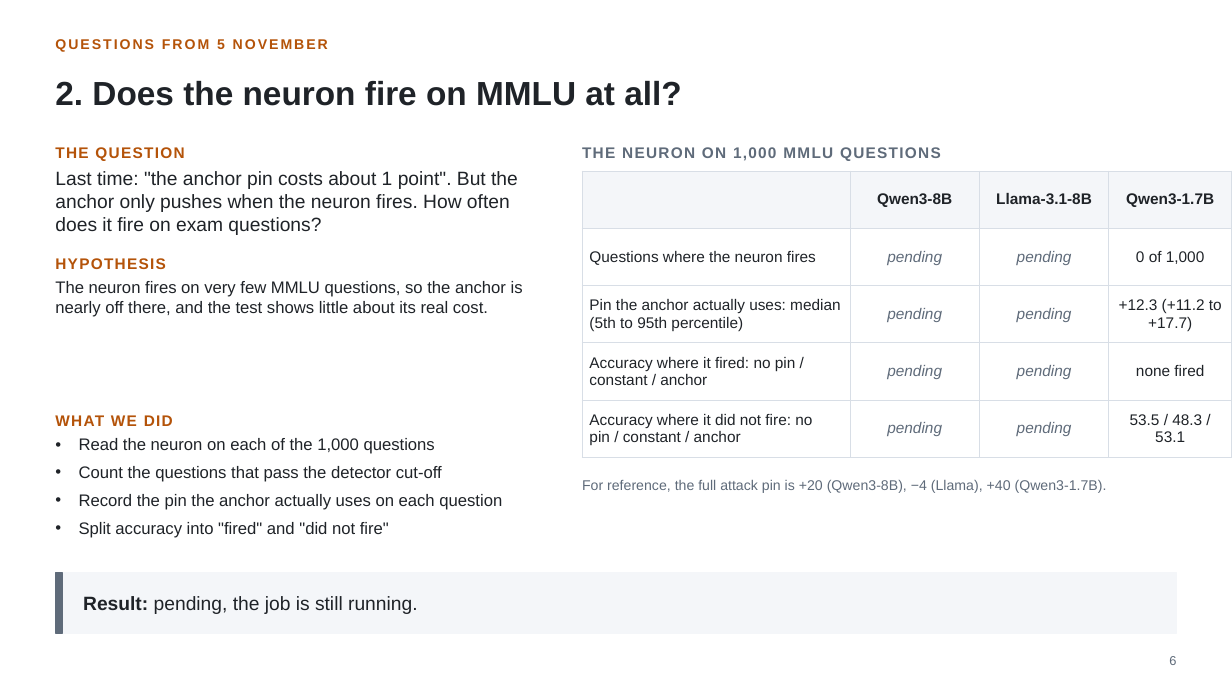
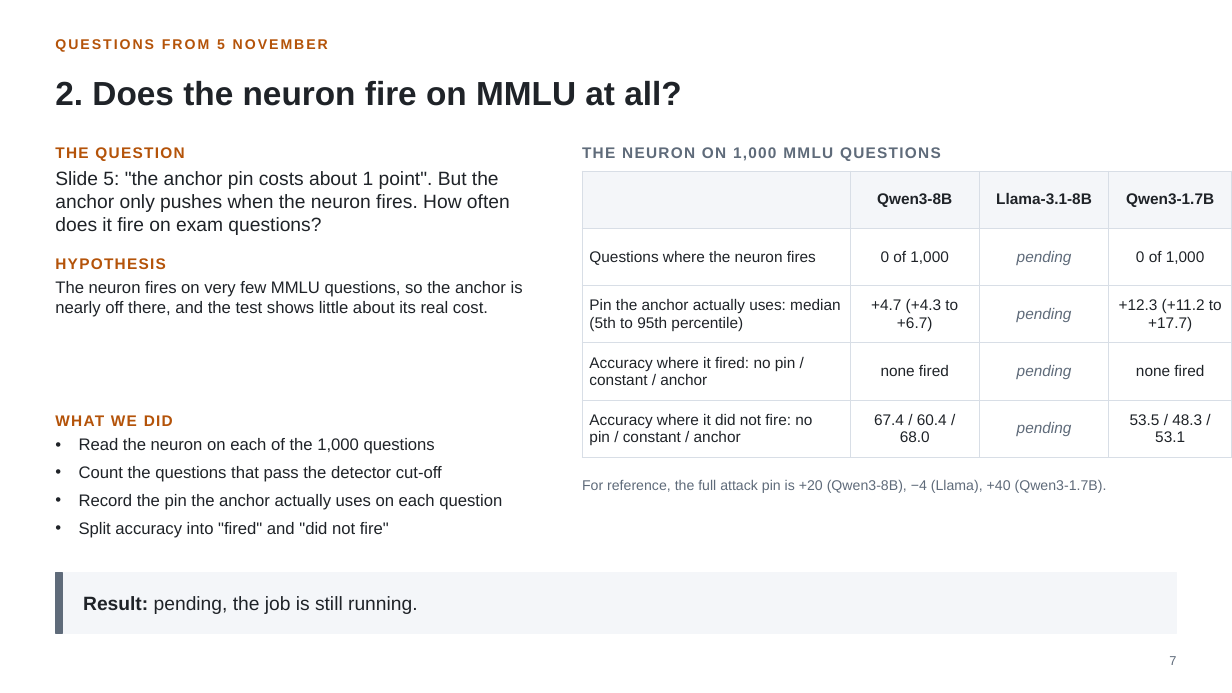
Before and after one commit to fjoad/refusal-neurons, a slide deck: slide 7 of slides/refusal_neurons_2026-11-12.pptx (slide 6 before the commit). Drawn at 1232x693 pixels with LibreOffice and Linux fonts; fonts in the diff are those of the drawing. Boxes give left, top, right and bottom in pixels: in the first picture for what was removed or moved away, otherwise in the second. Text is boxed around its words. In the diff, an @@ line names an element or a change of style, - is before the commit and + after.

```diff
--- a/slides/refusal_neurons_2026-11-12.pptx
+++ b/slides/refusal_neurons_2026-11-12.pptx
@@ text at (55, 171, 510, 235): text changed @@
-Last time: "the anchor pin costs about 1 point". But the anchor only pushes when the neuron fires. How often does it fire on exam questions?
+Slide 5: "the anchor pin costs about 1 point". But the anchor only pushes when the neuron fires. How often does it fire on exam questions?
@@ table at (582, 171, 1232, 449) @@
-row 2, column 2: pending
+row 2, column 2: 0 of 1,000
-row 3, column 2: pending
+row 3, column 2: +4.7 (+4.3 to +6.7)
-row 4, column 2: pending
+row 4, column 2: none fired
-row 5, column 2: pending
+row 5, column 2: 67.4 / 60.4 / 68.0
@@ text at (1169, 656, 1176, 665): text changed @@
-6
+7
```
Also in this commit, not shown: 13 other slides changed, 5 slides added, 12 other files.
